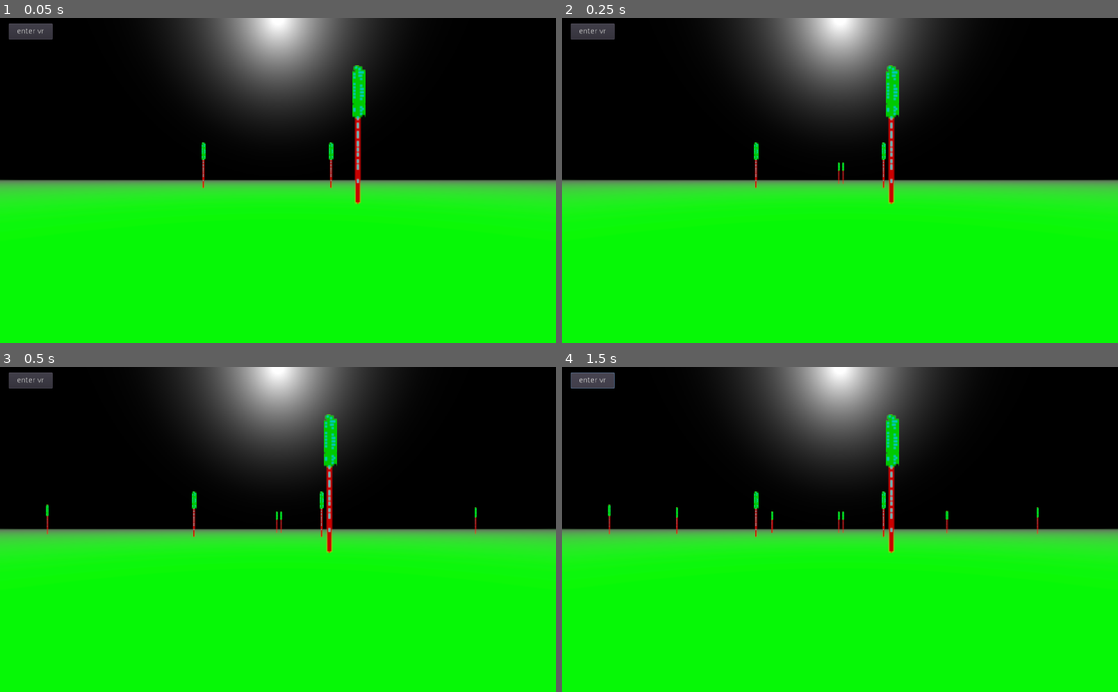
Above: before the commit, frames 1-4 (two rows, left to right).
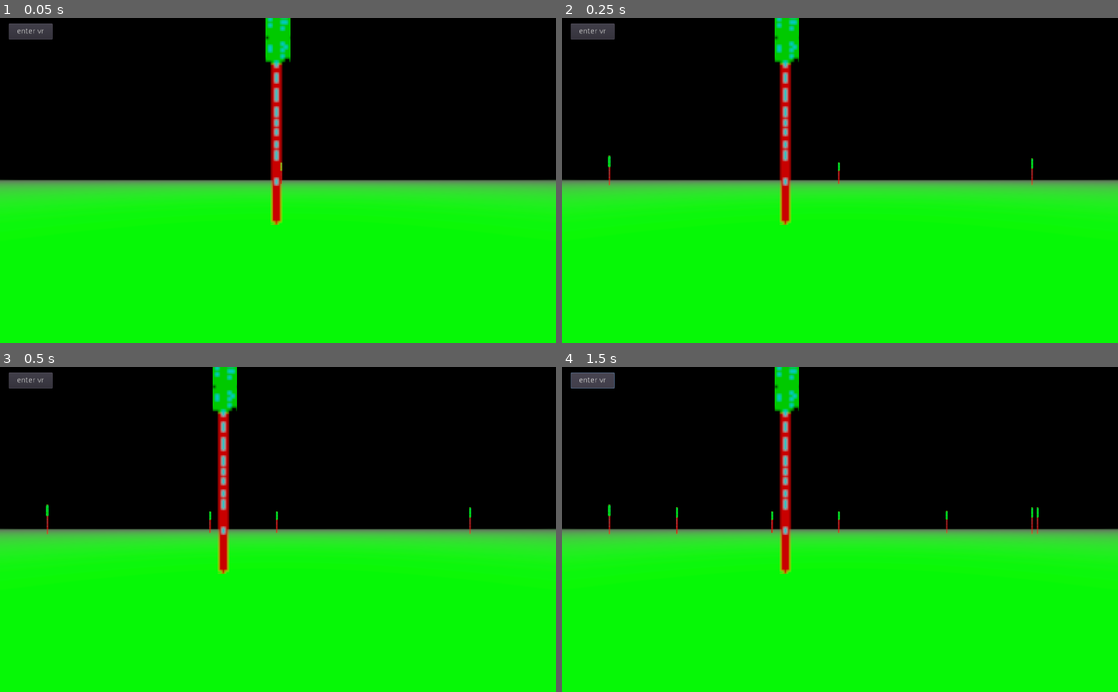
Above: after the commit, the same moments.

Repository: SteveSmith16384/DeathchaseVR
Game: Godot game, scene res://Main.tscn
Two runs of this game, one before a commit and one after it. Both use one fixed random seed, a clock stepped at 60 frames per second and the inputs below.
Inputs:
- Up to frame 1 (0.05 s): no input
- Up to frame 2 (0.25 s): no input
- Up to frame 3 (0.5 s): no input
- Up to frame 4 (1.5 s): click "enter vr" at 0.5 s; click "enter vr" at 1.25 s

The runs differ from the first frame. In frame 1, 11% of the frame differs, in the area x 29-71%, y 0-64%; in frame 2, 11%; in frame 3, 11%, in the area x 29-86%, y 0-64%; in frame 4, 11%.

Commit message:
Steering much better

Diff:
--- a/src/Main.gd
+++ b/src/Main.gd
@@ -11,9 +11,12 @@
 	# Position player
 	$Player.translation.y = self.player_start_y
 
+	#$Player.direction = Vector3()
 	var controller_basis : Basis = $Player/VRMain.get_controller_orientation()
-	$Player.direction = Vector3()
-	$Player.direction -= controller_basis.z
+	var new_dir = controller_basis.z * -1
+	new_dir = $Player.direction.normalized().slerp(new_dir, 0.1)
+	$Player.direction = new_dir
+	$Player.direction.y = 0
 
 	var global_pos = $Player.global_transform.origin
 	var pos = global_pos + ($Player.direction * 10)
--- a/src/Player.gd
+++ b/src/Player.gd
@@ -5,7 +5,7 @@
 
 var accel = false
 var speed: float = 0
-var direction = Vector3()
+var direction : Vector3 = Vector3(0, 0, 1)
 
 
 func _ready():
--- a/src/vr/VRMain.gd
+++ b/src/vr/VRMain.gd
@@ -131,14 +131,6 @@
 	pass
 
 
-func position_label(label:Label, point3D:Vector3):
-	var camera = $ARVROrigin/ARVRCamera
-	var cam_pos = camera.translation
-	var offset = Vector2(label.get_size().x/2, 0)
-	label.rect_position = camera.unproject_position(point3D) - offset
-	pass
-
-
 func _webxr_on_select(controller_id: int) -> void:
 	print("Select: " + str(controller_id))
 
